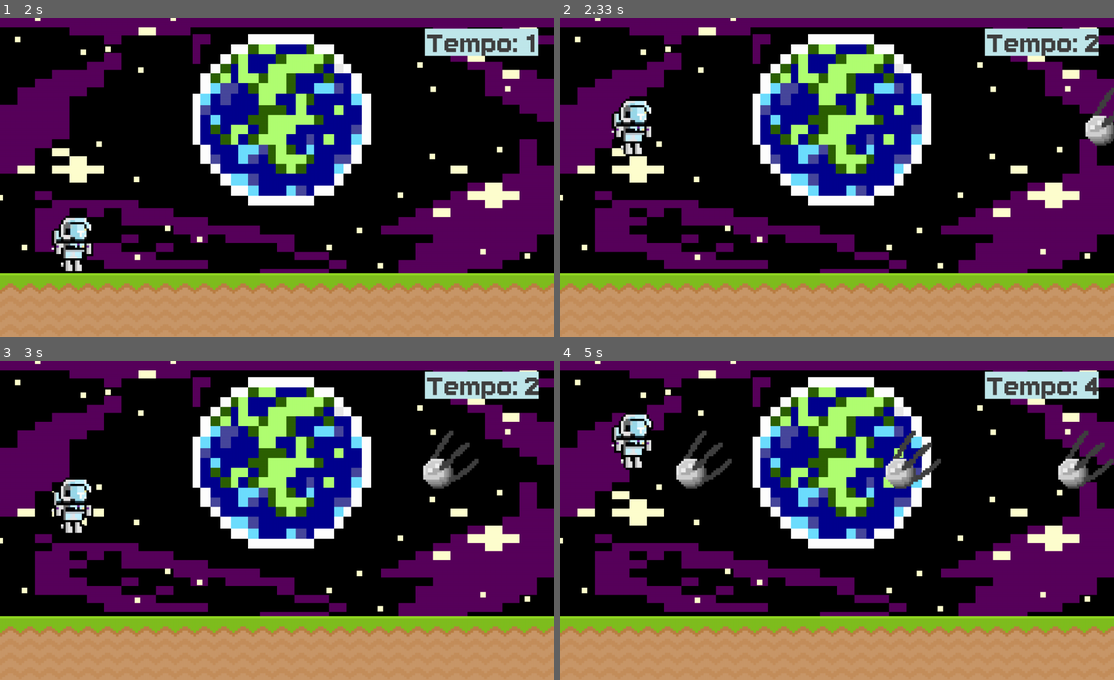
Above: before the commit, frames 1-4 (two rows, left to right).
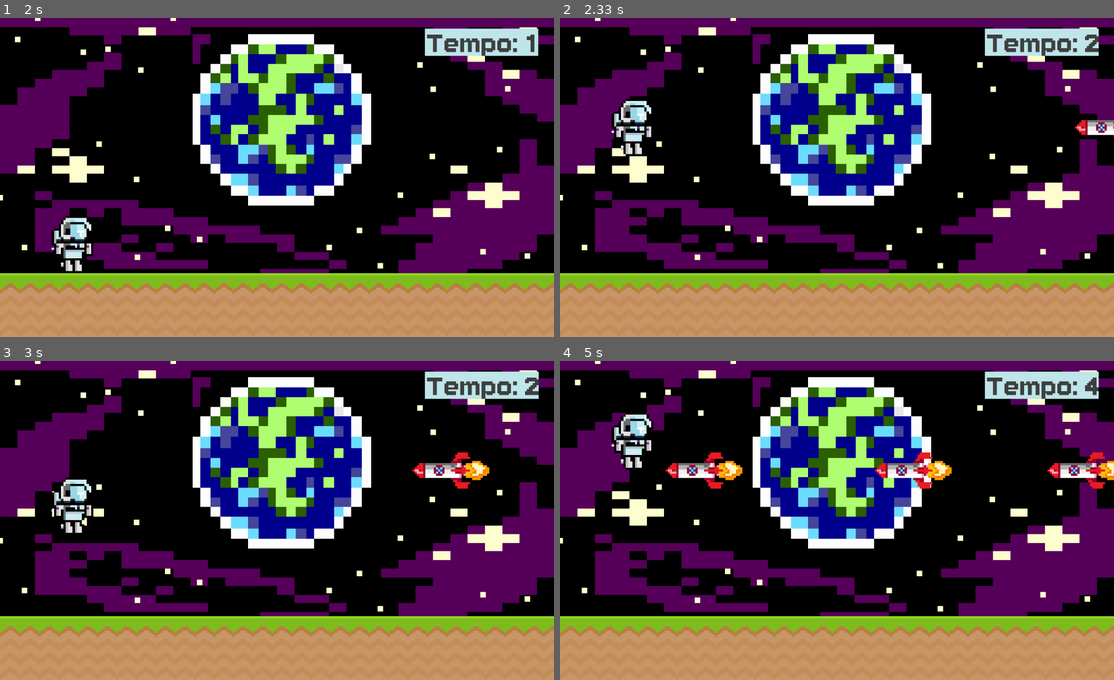
Above: after the commit, the same moments.

Repository: Guiabg/Pygame
Game: pygame game, started from Pygame-main/Game/sambanalua.py
Two runs of this game, one before a commit and one after it. Both use one fixed random seed, a clock stepped at 60 frames per second and the inputs below.
Inputs (mouse positions are in pixels of both pictures, inside the frame that each line leads up to):
- Up to frame 1 (2 s): tap Space at 0.33 s; press the mouse at (72, 244) at 0.7 s; move the mouse to (77, 257) at 0.8 s; release the mouse at (83, 270) at 0.93 s
- Up to frame 2 (2.33 s): press the mouse at (632, 244) at 2.03 s; move the mouse to (632, 206) at 2.13 s; release the mouse at (632, 167) at 2.27 s
- Up to frame 3 (3 s): press the mouse at (72, 466) at 2.87 s; move the mouse to (243, 479) at 2.97 s
- Up to frame 4 (5 s): release the mouse at (975, 491) at 3.1 s; press the mouse at (632, 587) at 3.2 s; move the mouse to (676, 568) at 3.3 s; release the mouse at (720, 546) at 3.43 s; press the mouse at (632, 587) at 4.53 s; move the mouse to (753, 510) at 4.63 s; release the mouse at (870, 434) at 4.77 s

Frame 1 is identical in both runs. In frame 2, 0.6% of the frame differs, in the area x 92-100%, y 21-41%; in frame 3, 1.1%; in frame 4, 3.3%, in the area x 19-100%, y 21-41%.

Commit message:
Foguetes e velocidade aumentada

Diff:
--- a/Pygame-main/Game/sambanalua.py
+++ b/Pygame-main/Game/sambanalua.py
@@ -30,9 +30,9 @@
             if lista_inimigos_rect.bottom == 600:
                 screen.blit(snail_big, lista_inimigos_rect)
             else:
-                screen.blit(antena_big, lista_inimigos_rect)
+                screen.blit(foguete_big, lista_inimigos_rect)
 
-        lista_inimigos = [obstacle for obstacle in lista_inimigos if obstacle.x > -150]
+        lista_inimigos = [obstacle for obstacle in lista_inimigos if obstacle.x > -320]
 
         return lista_inimigos
     else:
@@ -51,7 +51,7 @@
 screen = pygame.display.set_mode((1300,750))
 pygame.display.set_caption('Samba na Lua')
 clock = pygame.time.Clock()
-fonte_texto = pygame.font.Font('Pygame-main\\font\\ari-w9500-display.ttf', 50)
+fonte_texto = pygame.font.Font(r'Pygame-main\font\ari-w9500-display.ttf', 50)
 jogo_ativo = False
 start_time = 0
 score = 0
@@ -62,7 +62,7 @@
 space_surf = pygame.image.load('Pygame-main\sprites\space.png').convert()
 ground_surf = pygame.image.load('Pygame-main\graphics\ground.png').convert()
 #text_score_surf = fonte_texto.render('Teste.', False, (64,64,64))
-astro_surf = pygame.image.load('Pygame-main\\sprites\\spr_1.png').convert_alpha()
+astro_surf = pygame.image.load('Pygame-main\sprites\spr_1.png').convert_alpha()
 planeta = pygame.image.load('Pygame-main\sprites\Objetos\planeta.png').convert_alpha()
 
 #Imagens rescalionadas
@@ -84,8 +84,8 @@
 #Inimigos
 alien_surf = pygame.image.load('Pygame-main\\sprites\\alien1.png').convert_alpha()
 snail_big = pygame.transform.scale(alien_surf, (76,96))
-antena_surf = pygame.image.load('Pygame-main\\sprites\Objetos\\antena.png').convert_alpha()
-antena_big = pygame.transform.scale(antena_surf, (130,136))
+foguete_surf = pygame.image.load('Pygame-main\\sprites\\Objetos\\foguete.png').convert_alpha()
+foguete_big = pygame.transform.scale(foguete_surf, (180,85))
 lista_inimigos_rect = []
 
 #Timer
@@ -126,7 +126,7 @@
             if randint(0,2):
                 lista_inimigos_rect.append(snail_big.get_rect(bottomright = (randint(1400,1600),600)))
             else:
-                lista_inimigos_rect.append(antena_big.get_rect(midbottom = (randint(1400,1600),300)))
+                lista_inimigos_rect.append(foguete_big.get_rect(midbottom = (randint(1400,1600),300)))
 
     #Diferença de jogo "ativo" para game over.
     if jogo_ativo:
Binary file changed: Pygame-main/sprites/Objetos/foguete.png
Binary file added: Pygame-main/sprites/Objetos/foguete2.png
Binary file added: Pygame-main/sprites/Objetos/foguete3.png
Binary file added: Pygame-main/sprites/sprites.png
